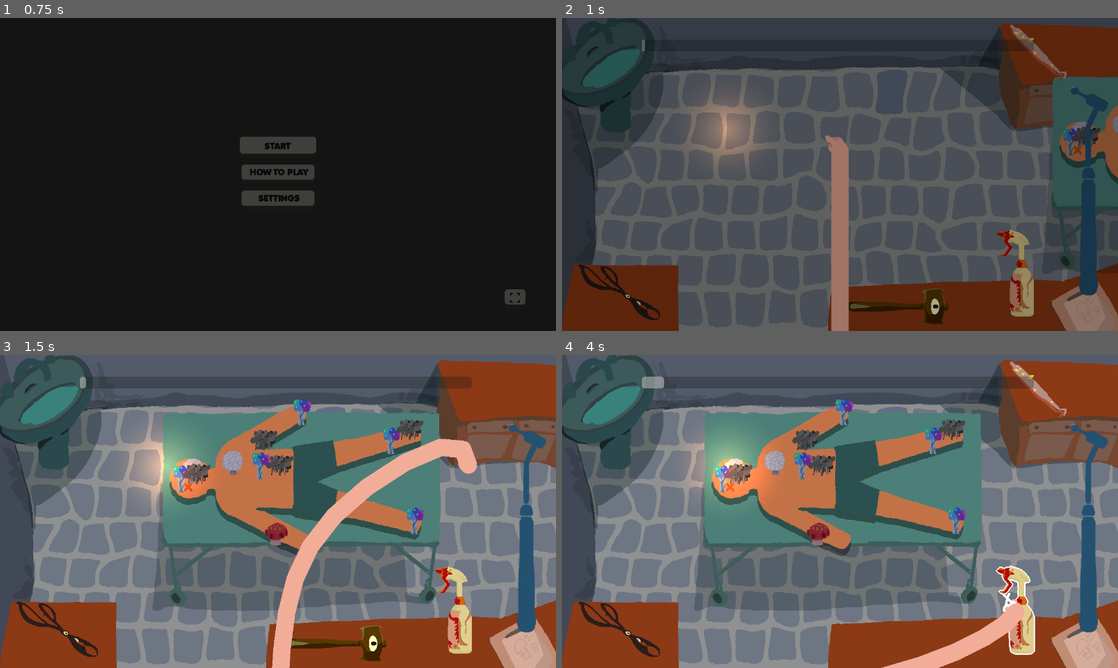
Above: before the commit, frames 1-4 (two rows, left to right).
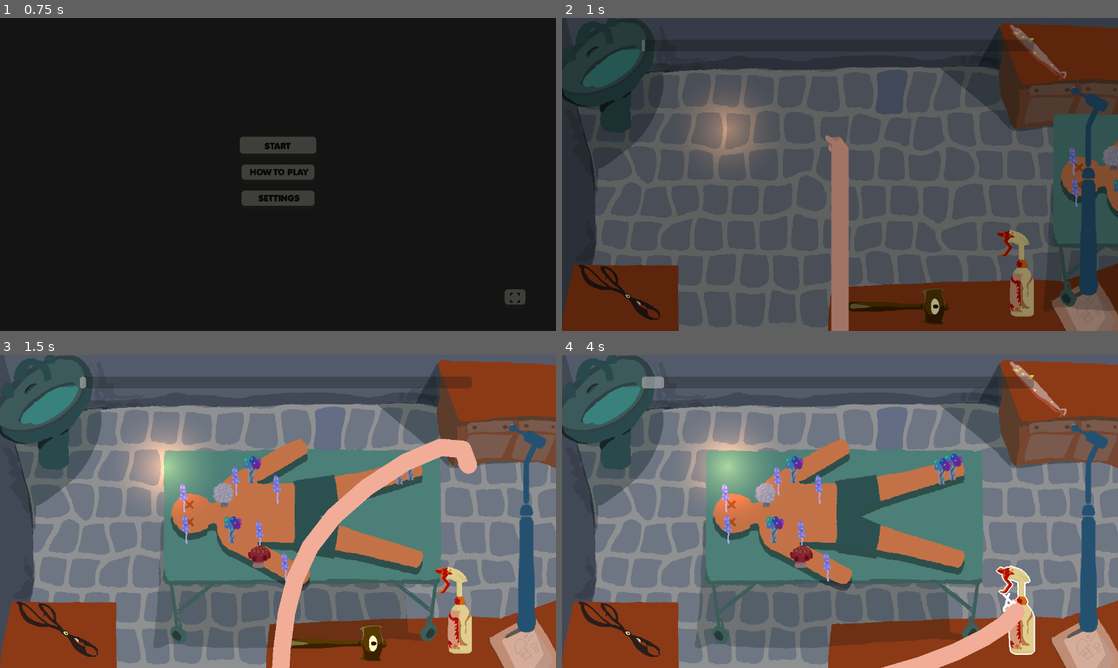
Above: after the commit, the same moments.

Repository: IsaacCerejo/wild-jam-87
Game: Godot game, scene res://scenes/game_controller/game_controller.tscn
The game is run twice, just before and just after one commit, with the same random seed, the same clock (stepped at 60 frames per second) and the same inputs. The engine's default icon, where the game draws it, is replaced by a stand-in: a white triangle on a blue panel in a dark square. Sound files missing from this copy of the repository are replaced by a short silence.
Inputs (mouse positions are in pixels of both pictures, inside the frame that each line leads up to):
- Up to frame 1 (0.75 s): click "START" at 0.5 s
- Up to frame 2 (1 s): no input
- Up to frame 3 (1.5 s): drag from (478, 389) to (455, 611) at 1.27 s
- Up to frame 4 (4 s): drag from (1017, 611) to (617, 630) at 2.02 s; click (617, 630) at 2.92 s; drag from (895, 642) to (1017, 611) at 3.52 s

Frame 1 is identical in both runs. In frame 2, 4.0% of the frame differs, in the area x 88-100%, y 18-94%; in frame 3, 24%; in frame 4, 27%, in the area x 23-76%, y 14-94%.

Commit message:
fix: Patient bug
Bug where it would crash after some patients due to the fact that it ran out of muhsroom spawn points because the patient wasn't instantiated, it was always the same one. Now patient is instantiated by the manager

Diff:
--- a/scenes/main_game/main_game.tscn
+++ b/scenes/main_game/main_game.tscn
@@ -12,13 +12,12 @@
 [ext_resource type="Texture2D" uid="uid://cep1fth1pjb7p" path="res://assets/background/cama.png" id="8_s87mg"]
 [ext_resource type="Texture2D" uid="uid://dewjajqggymbo" path="res://assets/hand/hand_empty.png" id="9_kwr1i"]
 [ext_resource type="Texture2D" uid="uid://kdeakq4xrq8s" path="res://assets/hand/hand_pinca.png" id="10_fxa2l"]
-[ext_resource type="PackedScene" uid="uid://mtilpmnd7m7y" path="res://scenes/main_game/patient.tscn" id="10_s87mg"]
 [ext_resource type="Texture2D" uid="uid://chxpexxxkxr2n" path="res://assets/hand/hand_spray.png" id="11_feobv"]
 [ext_resource type="Texture2D" uid="uid://d3svvioh7o10y" path="res://assets/hand/hand_tesoura.png" id="12_gxjft"]
 [ext_resource type="Script" uid="uid://ybxq7x6jqqc6" path="res://scripts/main_game/arm.gd" id="13_4y18v"]
 [ext_resource type="Texture2D" uid="uid://cq78o0i5acgfx" path="res://assets/icons/icon.svg" id="14_ebk6p"]
 [ext_resource type="Texture2D" uid="uid://cyhrd3h7qpjot" path="res://assets/tools/drill.png" id="14_kwr1i"]
-[ext_resource type="Script" path="res://scripts/main_game/lantern.gd" id="14_r8wn4"]
+[ext_resource type="Script" uid="uid://b1allxwp806s0" path="res://scripts/main_game/lantern.gd" id="14_r8wn4"]
 [ext_resource type="Script" uid="uid://64asebo8pdx5" path="res://scripts/main_game/camera_shake.gd" id="19_r8wn4"]
 
 [sub_resource type="SpriteFrames" id="SpriteFrames_n1acc"]
@@ -219,11 +218,7 @@
 [node name="Tray" type="Sprite2D" parent="PatientManager"]
 position = Vector2(971, 0)
 texture = ExtResource("8_s87mg")
-
-[node name="Patient" parent="PatientManager/Tray" instance=ExtResource("10_s87mg")]
-unique_name_in_owner = true
-position = Vector2(-3, -80)
-mushroom_count = 12
+offset = Vector2(2, 86)
 
 [node name="AnimationPlayer" type="AnimationPlayer" parent="PatientManager"]
 unique_name_in_owner = true
--- a/scripts/autoloads/global.gd
+++ b/scripts/autoloads/global.gd
@@ -6,7 +6,8 @@
 	"MAIN_GAME": "uid://fwifwdj0klmd",
 	"MAIN_GAME_UI": "uid://byg7j72h7pac6",
 	"LOSE_SCREEN": "uid://dfox7aapmjh2k",
-	"MUSHROOM": "uid://cfxgo5ye53do0"
+	"MUSHROOM": "uid://cfxgo5ye53do0",
+	"PATIENT": "uid://mtilpmnd7m7y"
 }
 
 const MATERIAL_UIDS = {
--- a/scripts/main_game/patient.gd
+++ b/scripts/main_game/patient.gd
@@ -21,12 +21,12 @@
 	for area in mushroom_areas:
 		for point in area.get_point_count():
 			unused_base_points.append(area.to_global(area.get_point_position(point)))
+
+
 	#TODO: spawn body with random skin
 
 func generate_mushrooms() -> void:
 	# spawn mushrooms
-
-	# Pick 1 allowed tool only (assuming 1 type of mushroom per person)
 	var tool_keys = Tool.ToolType.keys()
 
 	for i in range(mushroom_count):
@@ -34,7 +34,6 @@
 		var random_tool: Tool.ToolType = Tool.ToolType[random_key]
 		var new_mushroom: Mushroom = MUSHROOM_SCENE.instantiate() as Mushroom
 		new_mushroom.allowed_tool_types = [random_tool]
-		#new_mushroom.set_rotation_degrees(randi_range(0,360))
 		new_mushroom.picked.connect(_on_mushroom_picked)
 		_mushrooms.append(new_mushroom)
 		add_child(new_mushroom)
--- a/scripts/main_game/patient_manager.gd
+++ b/scripts/main_game/patient_manager.gd
@@ -1,14 +1,22 @@
 extends Node2D
 class_name PatientManager
 
+@onready var tray: Sprite2D = $Tray
 @onready var animation_player: AnimationPlayer = %AnimationPlayer
-@onready var patient: Patient = %Patient
+
+var patient: Patient
+
+const PATIENT_SCENE: PackedScene = preload(Global.SCENE_UIDS.PATIENT)
 
 func _ready() -> void:
+	_new_patient()
+
+func _new_patient() -> void:
+	patient = PATIENT_SCENE.instantiate() as Patient
+	tray.add_child(patient)
 	patient.cured.connect(_on_patient_cured)
-	_show_patient()
-
-func _show_patient() -> void:
+	#TODO scale mushrooms by round
+	patient.mushroom_count = 12
 	patient.generate_mushrooms()
 
 	animation_player.play("slide_in")
@@ -25,5 +33,6 @@
 
 	animation_player.play_backwards("slide_in")
 	await animation_player.animation_finished
+	patient.queue_free()
 
-	_show_patient()
+	_new_patient()
Not shown: 1 places in scenes/main_game/main_game.tscn that only renumber resources
